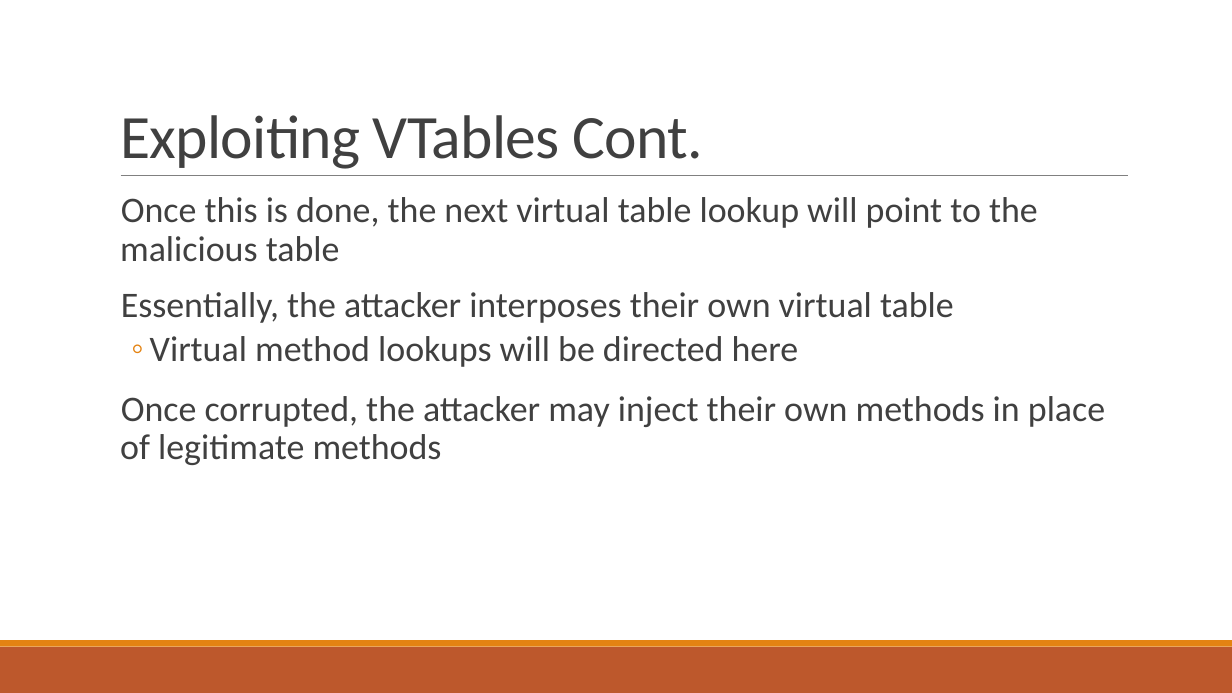
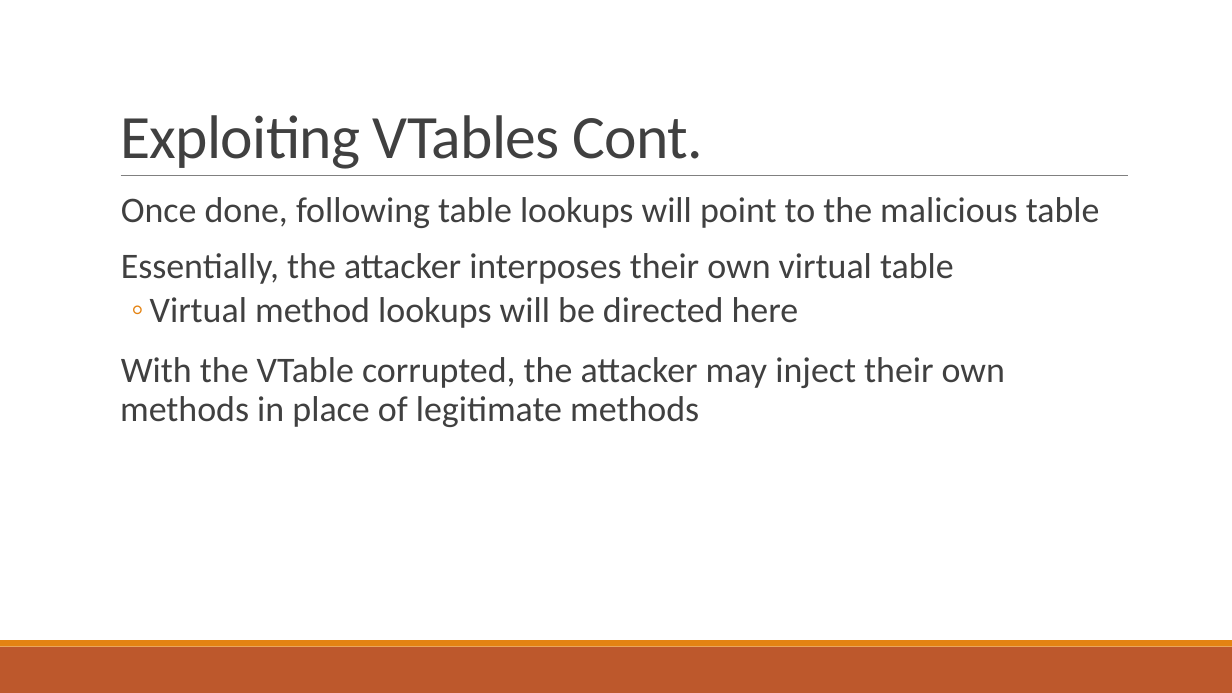
Before and after one commit to bretafinley/coop, a slide deck: slide 16 of COOP.pptx. Drawn at 1232x693 pixels with LibreOffice and Linux fonts; fonts in the diff are those of the drawing. Boxes give left, top, right and bottom in pixels: in the first picture for what was removed or moved away, otherwise in the second. Text is boxed around its words. In the diff, an @@ line names an element or a change of style, - is before the commit and + after.

```diff
--- a/COOP.pptx
+++ b/COOP.pptx
@@ text at box(121, 197, 1100, 228): text changed @@
-  Once this is done, the next virtual table lookup will point to the malicious table
+  Once done, following table lookups will point to the malicious table
@@ text at box(120, 357, 1005, 427): text changed @@
-  Once corrupted, the attacker may inject their own methods in place of legitimate methods
+  With the VTable corrupted, the attacker may inject their own methods in place of legitimate methods
```
Also in this commit, not shown: 32 other slides changed.
